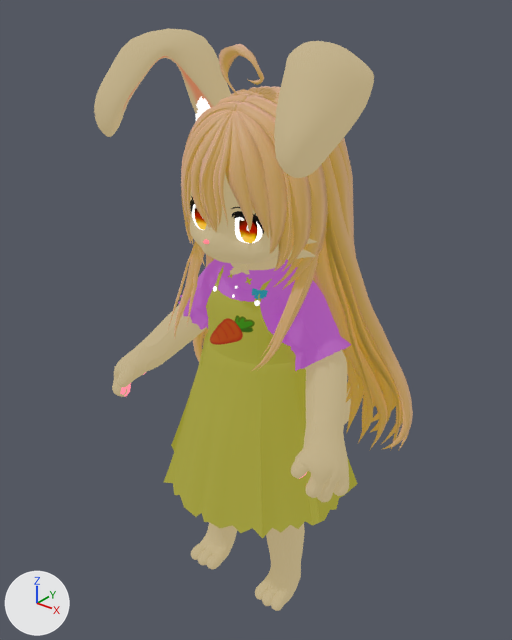
What one commit did to the glTF model Asset/Models/Player/MF_IDLE/MF_IDLE.gltf.
Camera for both pictures: a camera (50 mm lens) standing at (0.983, -1.139, 1.565) and looking at (-0.08, 0.19, 0.741). Lighting does not change. The marker at lower left points along +X, +Y and +Z.

The first picture shows 'MF_Idle.001'.
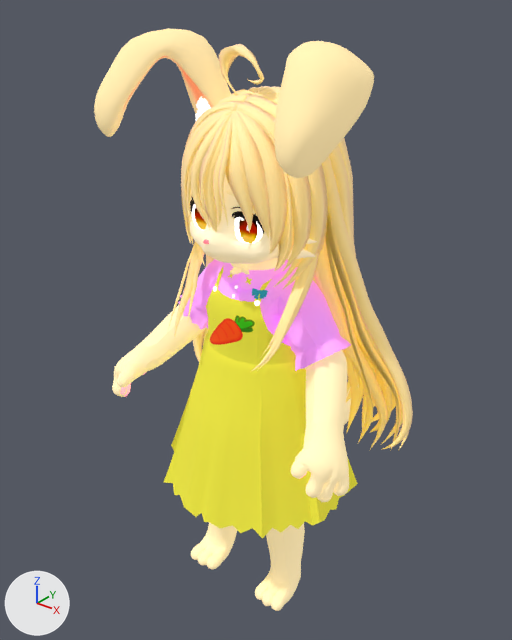
The newer file is also turned or shifted as a whole; pictures and numbers use the older file's frame.

Where the change shows, as pixel boxes (x1, y1, x2, y2) in the pictures (512 x 640 px):
'MF_Idle.001', recoloured, surface changed: (94, 29, 413, 611) in both

Edits to the bpy script that builds the scene:
```text
Change mat_mi_rabbit_body:
    mat_mi_rabbit_body.base_color: (0.138, 0.125, 0.0953) -> (1.0, 0.829, 0.502)  # brown #686357 -> beige #ffebbc
Change mat_mi_rabbit_clothout:
    where n3 = _N.new('ShaderNodeTexImage'); n3.name = 'Image Texture.001'
    n3.image: img_mi_rabbit_clothout_basecolor_png -> img_mi_rabbit_clothout_emissive_png
Change mat_mi_rabbit_pink:
    mat_mi_rabbit_pink.base_color: (0.127, 0.0666, 0.136) -> (0.935, 0.46, 1.0)  # dark purple #644967 -> pink #f8b5ff
Change mat_mi_rabbit_head:
    mat_mi_rabbit_head.base_color: (0.138, 0.125, 0.0953) -> (1.0, 0.894, 0.668)  # brown #686357 -> beige #fff3d5
Change mat_mi_rabbit_ears:
    where n3 = _N.new('ShaderNodeTexImage'); n3.name = 'Image Texture.001'
    n3.image: img_mi_rabbit_ears_basecolor_png -> img_mi_rabbit_ears_emissive_png
Change mat_mi_hair:
    mat_mi_hair.base_color: (0.0, 0.0, 0.0) -> (1.0, 0.912, 0.416)  # black #000000 -> beige #fff5ad
```
